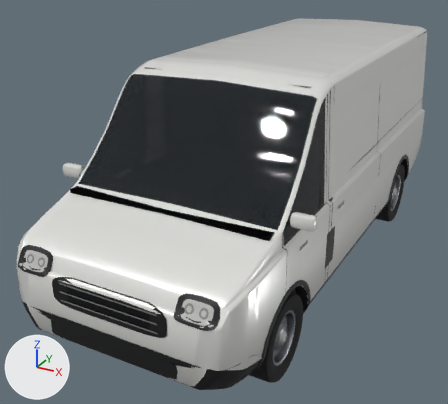
Before and after pictures for a commit that changed the glTF model public/assets/models/vehicle/car_van.glb.
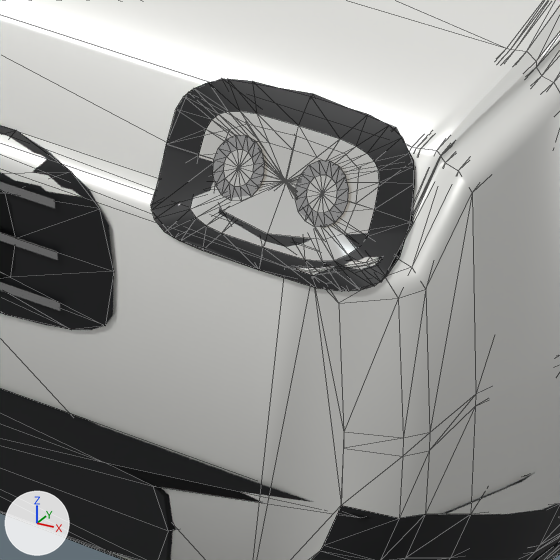
The first picture shows the older version from a 50 mm lens placed at (2.48, -5.37, 3.25), pointed at (-0.33, -0.26, 0.7). The close-ups show the older and then the newer version on the part from 33% to 55% of the width and 69% to 94% of the height of that picture. Only the edits that show in the close-ups are written down. Every picture has the same lights, and +X, +Y and +Z are marked at lower left. The close-ups show mesh edges as thin lines. Where no turn or scale is listed for an object, it has been applied to the vertices. Vertices at exactly the same position are counted once.

The first close-up shows 'body', 'body_lod1', 'lights_head', 'lights_head_lod1'.
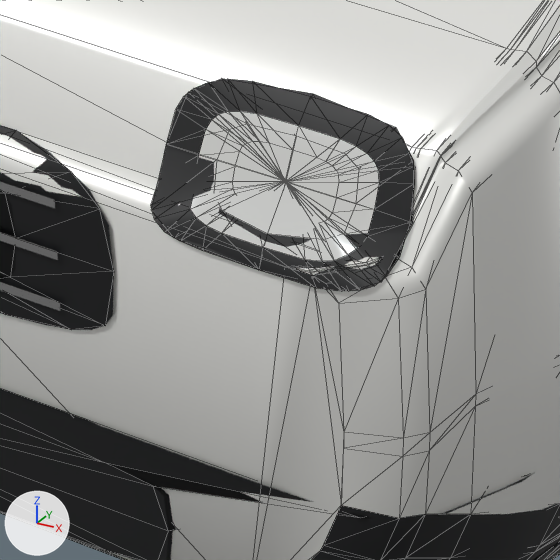
Boxes [x1, y1, x2, y2] around the edits, measured in the close-ups (560 x 560 px):
```json
{"object": "lights_head", "change": "reshaped", "before": [151, 79, 415, 291], "after": [151, 79, 415, 291]}
{"part": 1, "of": "me_lights_head", "change": "cut back", "before": [190, 120, 379, 234], "after": [190, 120, 379, 234]}
```

The change, as JSON lines over the scene's bpy script:
```json
{"op": "set", "path": "mat_light_head.base_color", "old": "(0.456, 0.503, 0.539)", "new": "(0.584, 0.631, 0.665)", "note": "light grey #b4bcc2 -> light grey #c9d0d5"}
{"op": "set", "path": "mat_light_head.roughness", "old": "0.1", "new": "0.12"}
{"block": "me_lights_head", "where": "# used by ob_lights_head; location = (0.0, -2.495, 1.002)"}
{"op": "remove", "block": "me_lights_head", "code": "me_lights_head.from_pydata(...)  # 302 vertices, 472 faces; spans x -0.86..0.86, y -0.06..0.06, z -0.08..0.08"}
{"op": "remove", "block": "me_lights_head", "code": "me_lights_head.materials.append(mat_chrome)  # light grey #d8d8d8"}
{"op": "add", "block": "me_lights_head", "code": "me_lights_head.from_pydata(...)  # 170 vertices, 280 faces; spans x -0.86..0.86, y -0.06..0.06, z -0.08..0.08"}
{"block": "me_lights_head", "change": "me_lights_head part 1"}
{"block": "me_lights_head", "change": "66 vertices are removed from x 0.61..0.78, y -0.02..0.02, z -0.03..0.04"}
{"block": "me_lights_head", "change": "128 faces are deleted"}
{"block": "me_lights_head", "change": "1 vertex moves within x 0.77, y -0.01, z -0.02"}
{"block": "me_lights_head", "change": "32 new faces join them, mat_light_head (light grey #c9d0d5, glowing grey #7c756a)"}
{"block": "me_lights_head", "change": "other edits to the shape of me_lights_head do not show in these pictures"}
```
